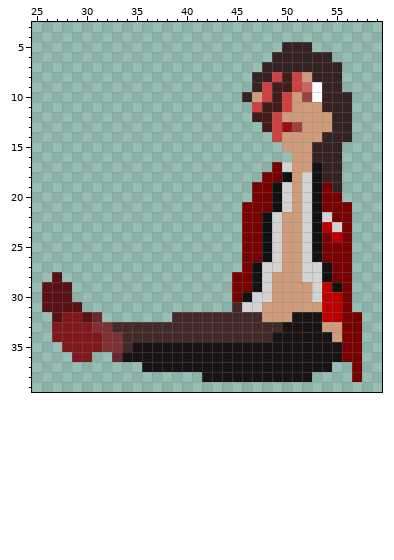
Pixel-art sprite, stored at CasaDesDiamantes/sprites/VIP_spr/1877d139-78ea-49b2-b4e3-cc97878a8c80.png. The first picture shows the starting point.
The file is 64x64 pixels. Colours within 5 levels of each other are drawn and written as one. Shown: x 25..59, y 3..39.
The result:
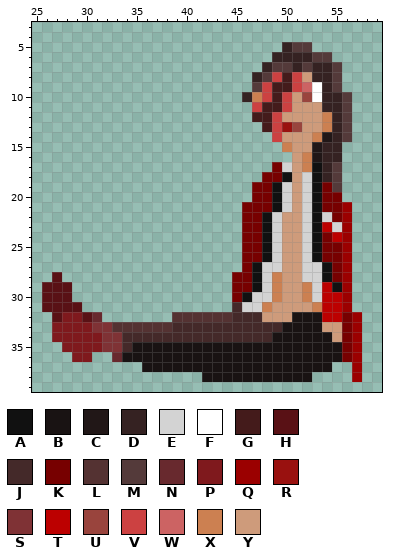
Palette (. is transparent): A #111111  B #191313  C #211717  D #352222  E #d3d3d3  F #ffffff  G #441b1b  H #591115  J #442929  K #770000  L #543232  M #543a3a  N #68292e  P #7f191d  Q #9b0000  R #99110f  S #7f3235  T #bc0000  U #99443d  V #cc4141  W #cc6363  X #cc8051  Y #ce9b7b
Diff:
Changed rows in their new state; - is an unchanged pixel.
first column x 33:
 5 ------------------MM-----
 6 --------------------MM---
 7 ----------------MM-M--M--
 8 ---------------M------M--
 9 --------------M-------M--
10 --------------X--------M-
11 -----------------------M-
12 ---------------------X-M-
13 ---------------------X-M-
14 --------------------XC-M-
15 -----------------X--C----
16 -------------------XC----
17 -------------------X--M--
18 ----------------------M--
19 ----------------------M--
21 -----------------------Q-
22 -----------------------Q-
23 -----------------------Q-
24 -----------------------Q-
25 -----------------------Q-
26 -----------------------Q-
27 -----------------------Q-
28 ----------------X------Q-
29 ----------------X--X---Q-
30 ----------------X--X---Q-
31 ---------------X----X--Q-
32 ------LLLLLL------------Q
33 LLLLLL------------------Q
34 ------------------------Q
35 ------------------------Q
36 ------------------------Q
37 ------------------------Q
38 ------------------------Q
